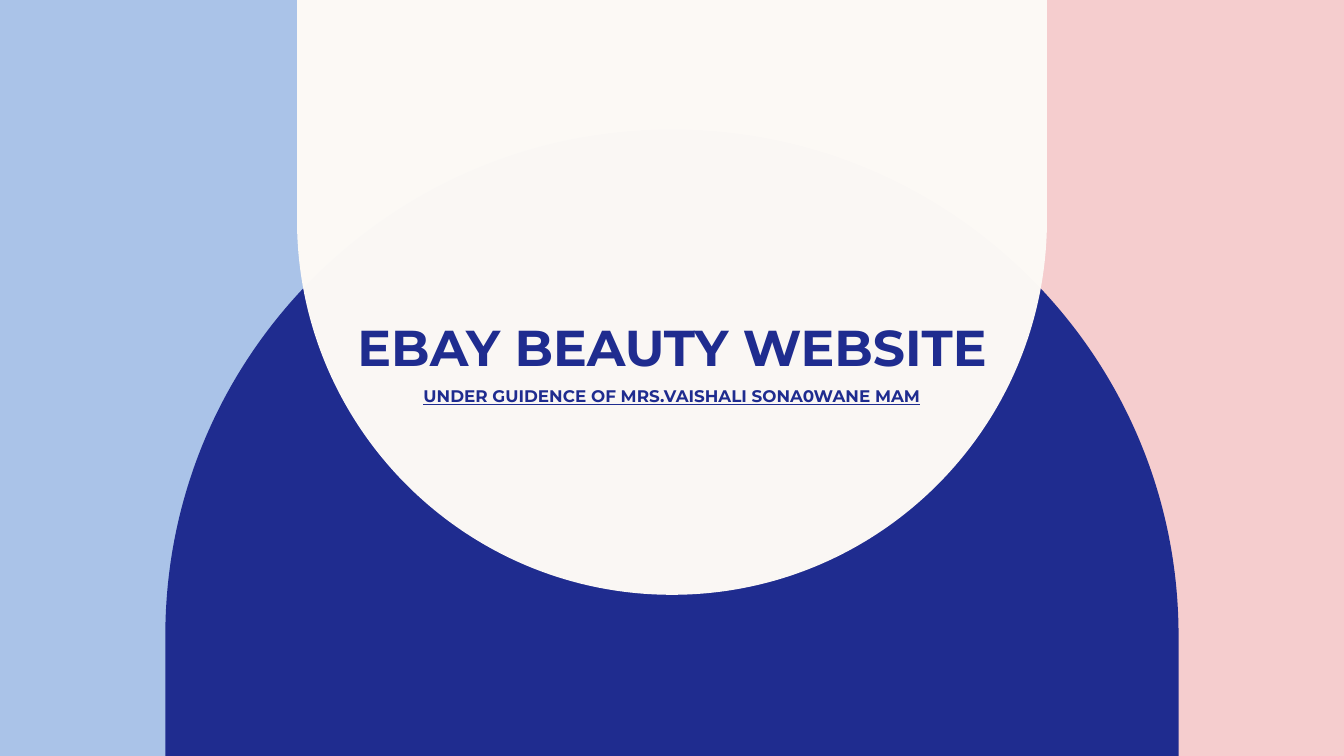
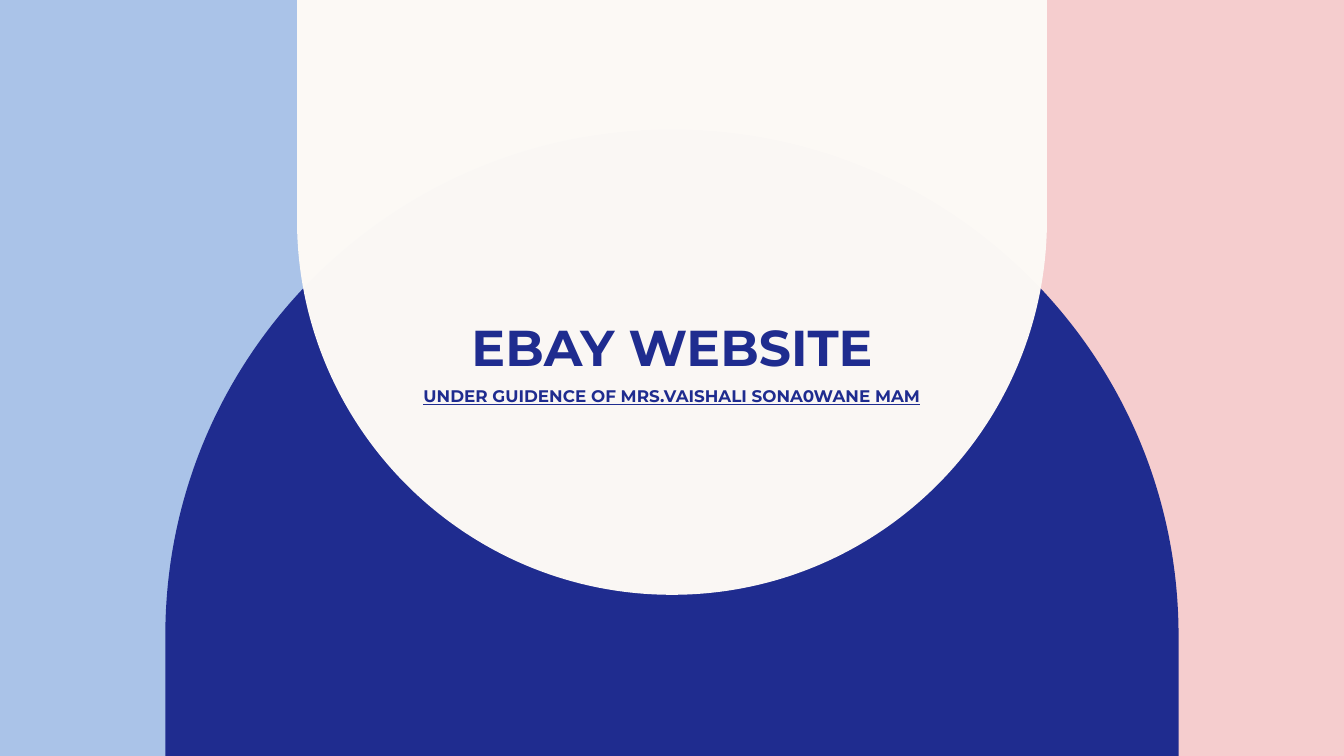
Before and after one commit to pragatichinny/wipro-daily_selenium_ass, a slide deck: slide 1 of Pragati_ebay_Project.pptx. Drawn at 1344x756 pixels with LibreOffice and Linux fonts; fonts in the diff are those of the drawing. Boxes give left, top, right and bottom in pixels: in the first picture for what was removed or moved away, otherwise in the second. Text is boxed around its words. In the diff, an @@ line names an element or a change of style, - is before the commit and + after.

Commit message:
Add files via upload
Day25

```diff
--- a/Pragati_ebay_Project.pptx
+++ b/Pragati_ebay_Project.pptx
@@ title at [423,330,920,405]: text changed @@
-EBAY BEAUTY WEBSITE
-UNDER GUIDENCE OF MRS.VAISHALI SONA0WANE MAM
+EBAY WEBSITE
+UNDER GUIDENCE OF MRS.VAISHALI SONA0WANE MAM
```
